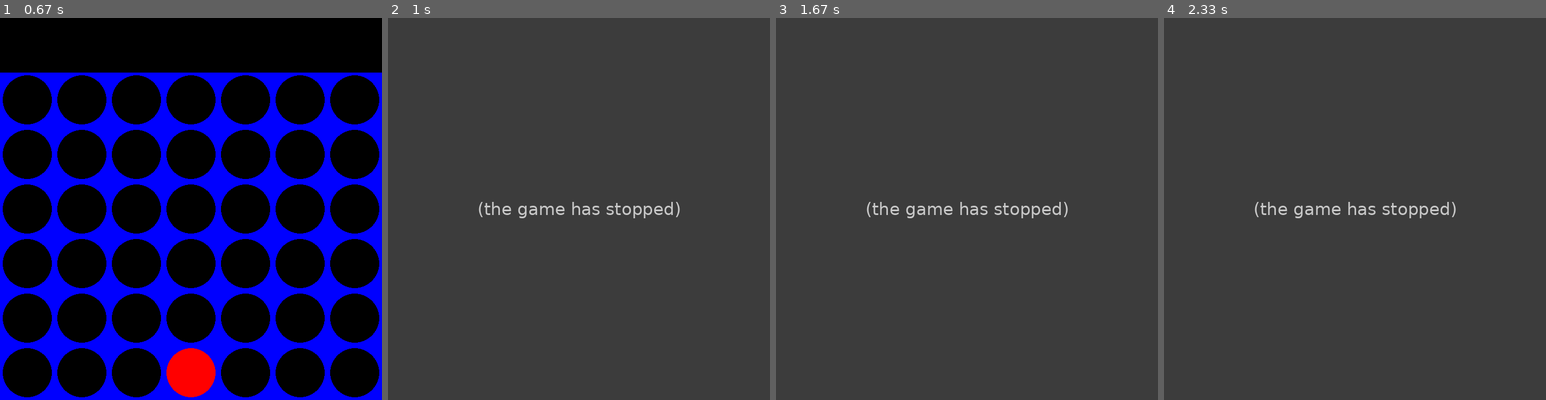
Above: before the commit, frames 1-4 (left to right).
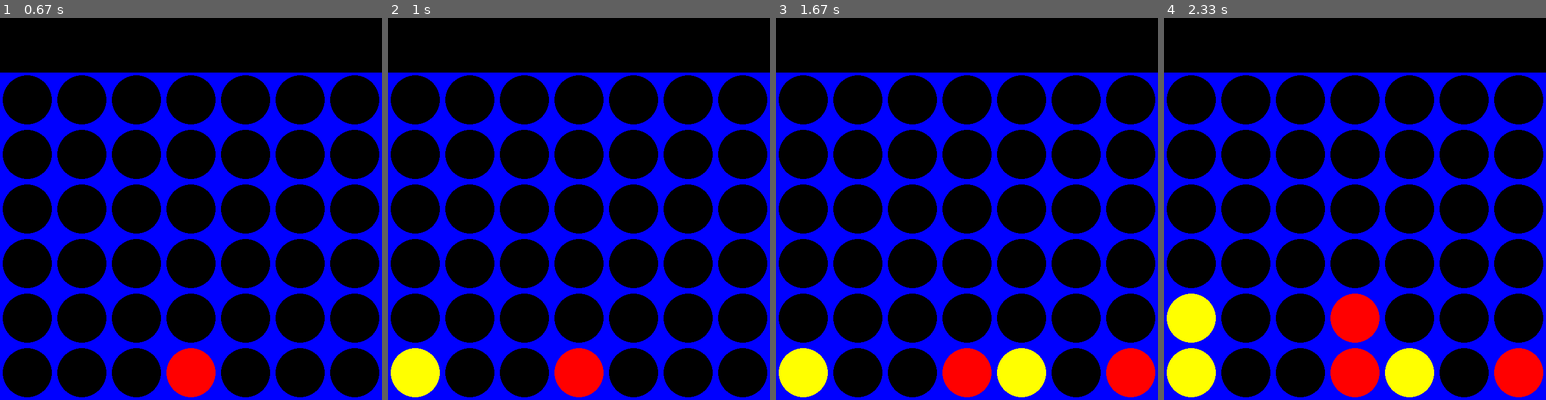
Above: after the commit, the same moments.

Repository: lhwitten/Discrete-Connect4
Game: pygame game, started from minimax_fr.py
Two runs of this game, one before a commit and one after it. Both use one fixed random seed, a clock stepped at 60 frames per second and the inputs below.
Inputs (mouse positions are in pixels of both pictures, inside the frame that each line leads up to):
- Up to frame 1 (0.67 s): click (191, 209) at 0.38 s
- Up to frame 2 (1 s): click (617, 293) at 0.75 s
- Up to frame 3 (1.67 s): click (1108, 342) at 1.1 s; click (875, 132) at 1.45 s
- Up to frame 4 (2.33 s): click (1355, 254) at 1.82 s; click (1301, 128) at 2.18 s

Frame 1 is identical in both runs. In frame 2, 100% of the frame differs, in the area x 0-100%, y 0-100%; in frame 3, 100%; in frame 4, 100%.
Error before the commit: TypeError: minimax() missing 1 required positional argument: 'ai_player' (minimax_fr.py line...; the game stopped at 0.77 s (later frames are placeholders)

Commit message:
Update minimax_fr.py

Diff:
--- a/minimax_fr.py
+++ b/minimax_fr.py
@@ -83,7 +83,7 @@
     return score
 
 def is_valid_move(board, col):
-    return board[0][col] == 0
+    return board[5][col] == 0
 
 def get_valid_locations(board):
     valid_locations = []
@@ -104,11 +104,13 @@
         opponent = 1
 
     if depth ==0 or is_terminal:
+        print(len(get_valid_locations(board)))
         if is_terminal:
+
             if winning_move(board, ai_player):
-                return (None,-1000000000000000)
+                return (None,1000000000000000)
             elif winning_move(board, opponent):
-                return (None,10000000000000)
+                return (None,-10000000000000)
             else:
                 return(None,0)
         else:
@@ -123,7 +125,7 @@
             row = get_next_open_row(board,col)
             temp_board = board.copy()
             drop_piece(temp_board,row,col,ai_player)
-            new_score = minimax(temp_board,depth-1,False)[1]
+            new_score = minimax(temp_board,depth-1,False, ai_player)[1]
             #set the score to the best score out of the seen columns
             if new_score > value:
                 value = new_score
@@ -139,7 +141,7 @@
             row = get_next_open_row(board,col)
             temp_board = board.copy()
             drop_piece(temp_board,row,col,opponent)
-            new_score = minimax(temp_board,depth-1,True)[1]
+            new_score = minimax(temp_board,depth-1,True,ai_player)[1]
 
             #this player wants to minimize the score of the AI player
             if new_score < value:
@@ -284,12 +286,11 @@
 
             # # Ask for Player 2 Input
             else:
-                posx = event.pos[0]
-                col = int(math.floor(posx/SQUARESIZE))
-
-
-                col, value = minimax(board,4,True,2)
-
+                #posx = event.pos[0]
+                #col = int(math.floor(posx/SQUARESIZE))
+
+
+                col, value = minimax(board,3,False,2)
                 if is_valid_location(board, col):
                     row = get_next_open_row(board, col)
                     drop_piece(board, row, col, 2)
